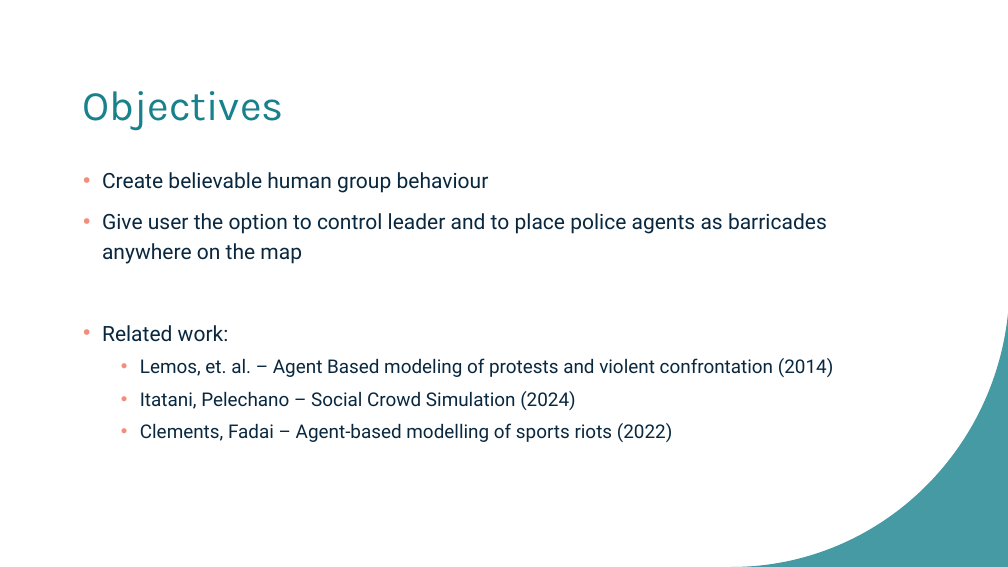
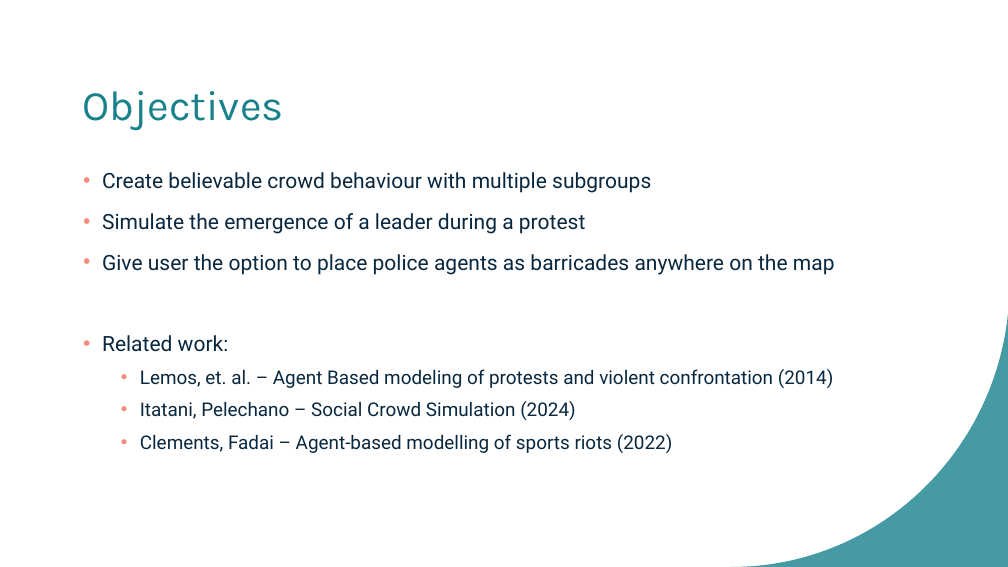
Before and after one commit to bajicluka01/CollectiveBehaviour-GroupA, a slide deck: slide 3 of GroupA-presentation.pptx. Drawn at 1008x567 pixels with LibreOffice and Linux fonts; fonts in the diff are those of the drawing. Boxes give left, top, right and bottom in pixels: in the first picture for what was removed or moved away, otherwise in the second. Text is boxed around its words. In the diff, an @@ line names an element or a change of style, - is before the commit and + after.

```diff
--- a/GroupA-presentation.pptx
+++ b/GroupA-presentation.pptx
@@ text at box(102, 172, 835, 275): text changed @@
-• Create believable human group behaviour
-• Give user the option to control leader and to place police agents as barricades anywhere on the map
+• Create believable crowd behaviour with multiple subgroups
+• Simulate the emergence of a leader during a protest
+• Give user the option to place police agents as barricades anywhere on the map
```
Also in this commit, not shown: 4 other slides changed, 4 slides added.
